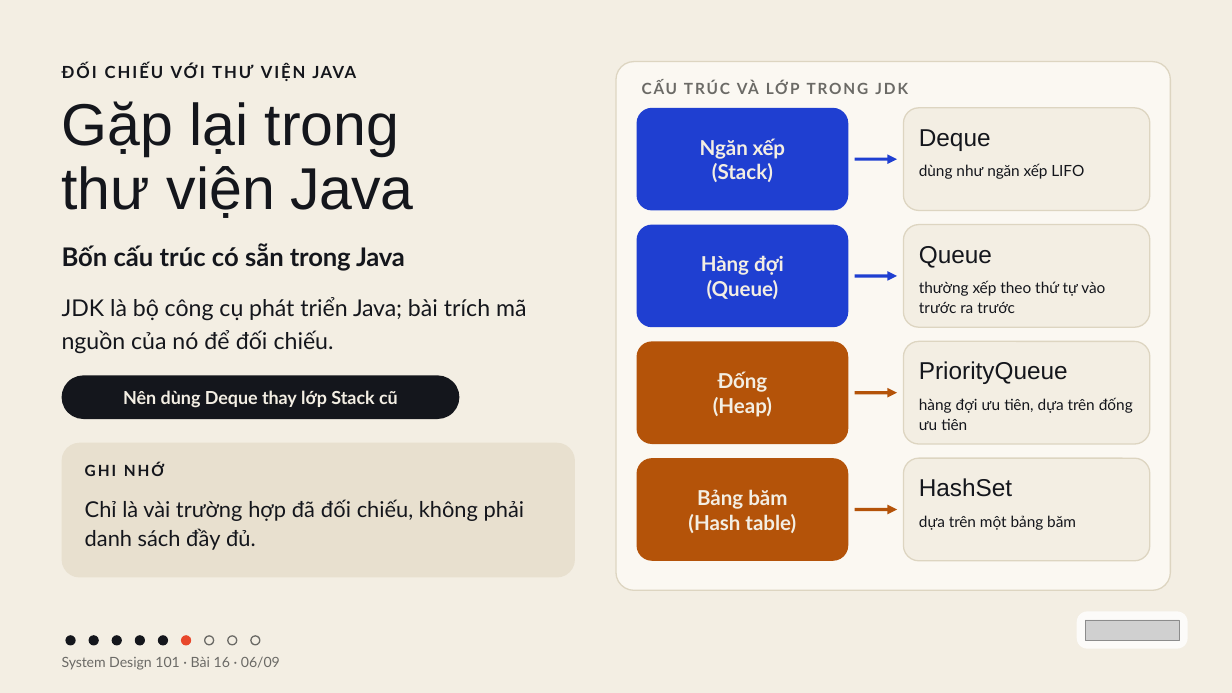
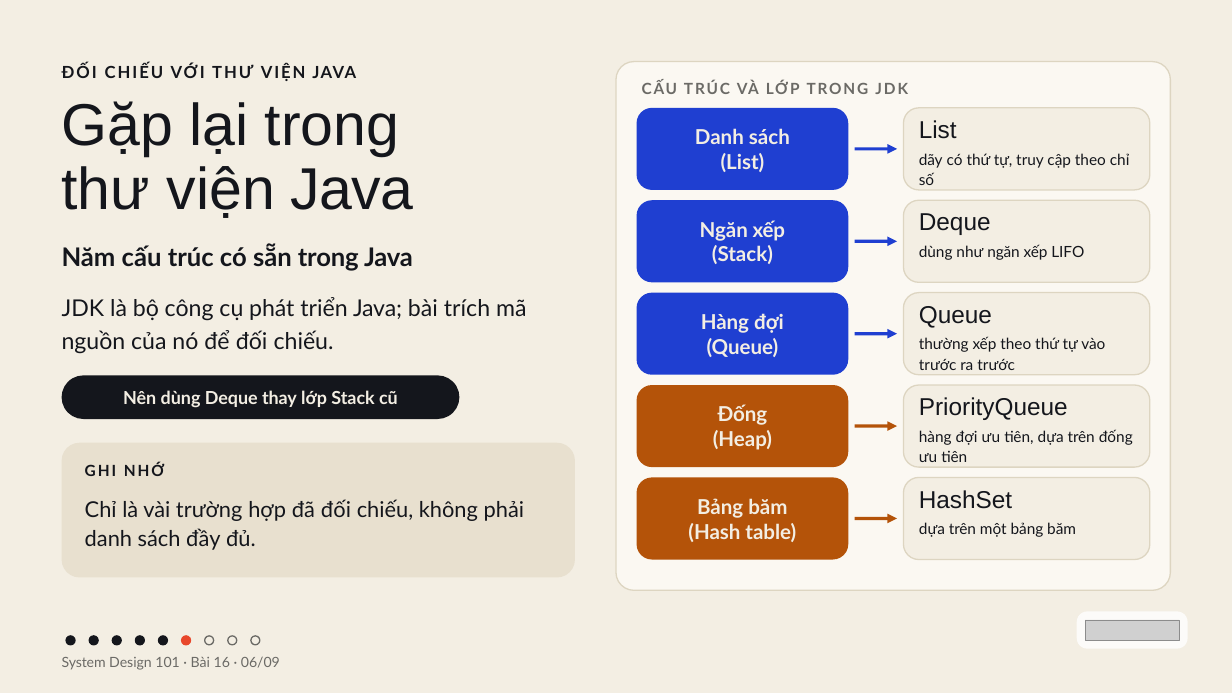
Before and after one commit to vohoailinh90/tool-marketing-studio, a slide deck: slide 6 of system-design-101/vi/lessons/sd-10-016/slides/sd-10-016.pptx. Drawn at 1232x693 pixels with LibreOffice and Linux fonts; fonts in the diff are those of the drawing; grey boxes stand for pictures. Boxes give left, top, right and bottom in pixels: in the first picture for what was removed or moved away, otherwise in the second. Text is boxed around its words. In the diff, an @@ line names an element or a change of style, - is before the commit and + after.

```diff
--- a/system-design-101/vi/lessons/sd-10-016/slides/sd-10-016.pptx
+++ b/system-design-101/vi/lessons/sd-10-016/slides/sd-10-016.pptx
@@ rounded rectangle added at (636, 108, 848, 190), fill #1F3FD1, 24 pt, text #F3EEE3, bold @@
+Danh sách
+(List)
@@ rounded rectangle: place and size @@
-rounded rectangle at (904, 108, 1150, 211)
+rounded rectangle at (904, 108, 1150, 190)
@@ arrow moved from (855, 159) - (897, 159) to (855, 149) - (897, 149) @@
@@ text added at (919, 120, 957, 139), 28.5 pt, text #14161C @@
+List
@@ text added at (919, 153, 1130, 185), 18 pt, text #14161C @@
+dãy có thứ tự, truy cập theo chỉ số
@@ rounded rectangle "Ngăn xếp": place and size @@
-rounded rectangle "Ngăn xếp" at (636, 108, 848, 211)
+rounded rectangle "Ngăn xếp" at (636, 200, 848, 282)
@@ proportions changed in 8 elements at (636, 477, 848, 559), (636, 385, 848, 467), (636, 293, 848, 375), (636, 200, 848, 282), (904, 477, 1150, 559), (904, 108, 1150, 190), (904, 385, 1150, 467), (904, 200, 1150, 282) @@
@@ rounded rectangle: place and size @@
-rounded rectangle at (904, 225, 1150, 328)
+rounded rectangle at (904, 200, 1150, 282)
@@ text "Deque": place and size @@
-text "Deque" at (919, 129, 991, 151)
+text "Deque" at (919, 213, 991, 235)
@@ text at (62, 244, 413, 271): text changed @@
-Bốn cấu trúc có sẵn trong Java
+Năm cấu trúc có sẵn trong Java
@@ arrow moved from (855, 276) - (897, 276) to (855, 241) - (897, 241) @@
@@ text "dùng như ngăn xếp LIFO": place and size @@
-text "dùng như ngăn xếp LIFO" at (919, 163, 1084, 179)
+text "dùng như ngăn xếp LIFO" at (919, 244, 1084, 260)
@@ rounded rectangle "Hàng đợi": place and size @@
-rounded rectangle "Hàng đợi" at (636, 225, 848, 328)
+rounded rectangle "Hàng đợi" at (636, 293, 848, 375)
@@ rounded rectangle added at (904, 293, 1150, 375), fill #F3EEE3, outline #DDD5C1 1.5 pt @@
@@ text "Queue": place and size @@
-text "Queue" at (919, 246, 992, 268)
+text "Queue" at (919, 306, 992, 328)
@@ arrow added from (855, 334) to (897, 334), #1F3FD1 3.75 pt @@
@@ text "thường xếp theo thứ tự ...": place and size @@
-text "thường xếp theo thứ tự ..." at (919, 280, 1105, 313)
+text "thường xếp theo thứ tự ..." at (919, 336, 1105, 370)
@@ rounded rectangle "Đống": place and size @@
-rounded rectangle "Đống" at (636, 341, 848, 444)
+rounded rectangle "Đống" at (636, 385, 848, 467)
@@ rounded rectangle: place and size @@
-rounded rectangle at (904, 341, 1150, 444)
+rounded rectangle at (904, 385, 1150, 467)
@@ text "PriorityQueue": place and size @@
-text "PriorityQueue" at (919, 361, 1068, 384)
+text "PriorityQueue" at (919, 397, 1068, 420)
@@ arrow moved from (855, 393) - (897, 393) to (855, 426) - (897, 426) @@
@@ text "hàng đợi ưu tiên, dựa ...": place and size @@
-text "hàng đợi ưu tiên, dựa ..." at (919, 397, 1133, 430)
+text "hàng đợi ưu tiên, dựa ..." at (919, 429, 1133, 462)
@@ rounded rectangle "Bảng băm": place and size @@
-rounded rectangle "Bảng băm" at (636, 458, 848, 561)
+rounded rectangle "Bảng băm" at (636, 477, 848, 559)
@@ rounded rectangle: place and size @@
-rounded rectangle at (904, 458, 1150, 561)
+rounded rectangle at (904, 477, 1150, 559)
@@ 2 texts, 1 arrow: place and size @@
-2 texts, 1 arrow at (855, 478, 1076, 530)
+2 texts, 1 arrow at (855, 490, 1076, 537)
```
